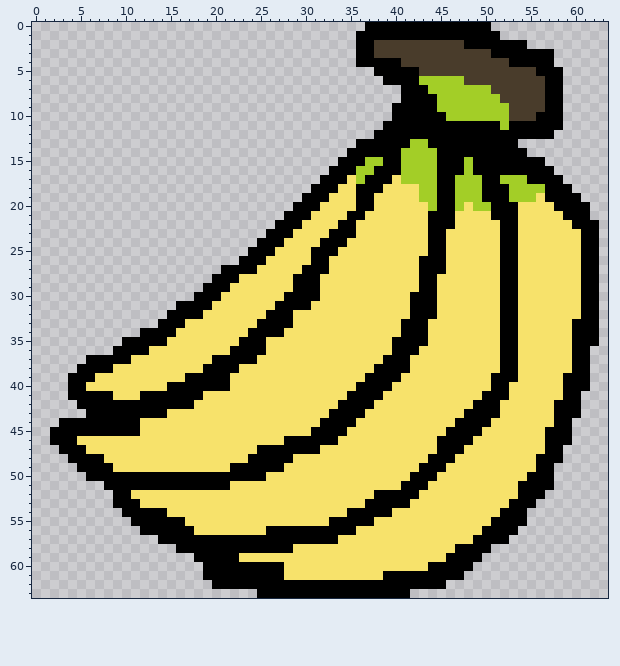
Pixel-art sprite -- src/main/java/Environment/FoodImages/banana.png. The picture above is the old version.
The file is 64x64 pixels.
After the commit:
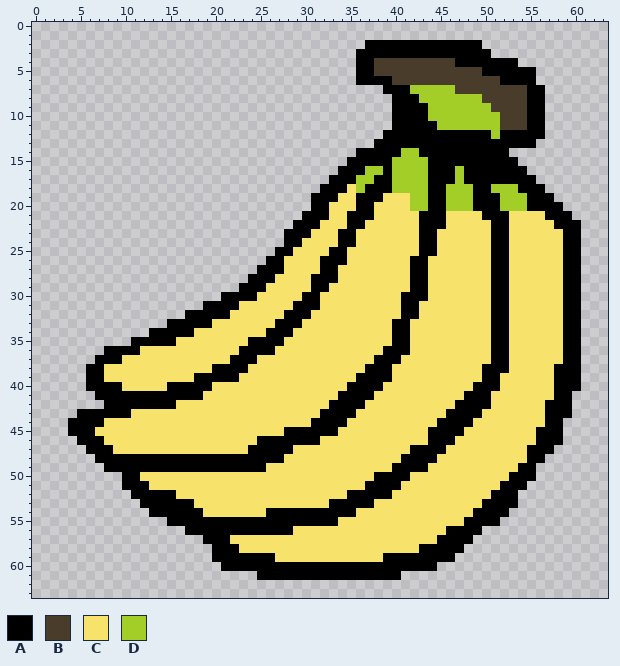
Palette (. is transparent): A #000000  B #493c2b  C #f7e26b  D #a3ce27
From the commit log: Made banana.png little smaller again
Diff:
y 0: x 37..50 AAAAAAAAAAAAAA -> ..............
y 1: x 36..51 AAAAAAAAAAAAAAAA -> ................
y 2: x 36 A -> .; x 38..47 BBBBBBBBBB -> AAAAAAAAAA; x 50..54 AAAAA -> .....
y 3: x 38..57 BBBBBBBBBBBBBAAAAAAA -> AAAAAAAAAAAAA.......
y 4: x 38..40 AAA -> BBB; x 47..52 BBBBBB -> AAAAAA; x 54..57 AAAA -> ....
y 5: x 36..42 ..AAAAA -> AABBBBB; x 50..58 BBBBBBAAA -> AAAAAA...
y 6: x 36..38 ... -> AAA; x 40..47 AAADDDDD -> BBBBBBBB; x 52..58 BBBBBAA -> AAAA...
y 7: x 39..40 .. -> AA; x 42..43 AA -> DD; x 47..50 DDDD -> BBBB; x 55..58 BBAA -> AA..
y 8: x 40 . -> A; x 43..44 AA -> DD; x 50..51 DD -> BB; x 55..58 BBAA -> AA..
y 9: x 44 A -> D; x 51..52 DD -> BB; x 55..58 BBAA -> AA..
y 10: x 44..45 AA -> DD; x 52 D -> B; x 55 B -> A; x 57..58 AA -> ..
y 11: x 39 A -> .; x 45..54 AAAAAAADAA -> DDDDDDDBBB; x 57..58 AA -> ..
y 12: x 38 A -> .; x 51 A -> D; x 57 A -> .
y 13: x 36..37 AA -> ..; x 42..43 DD -> AA; x 54..55 .. -> AA
y 14: x 35 A -> .; x 43..44 DD -> AA; x 53..54 AA -> ..
y 15: x 34 A -> .; x 37..38 DD -> AA; x 40 A -> D; x 44 D -> A; x 48 D -> A; x 54..56 AAA -> ...
y 16: x 33 A -> .; x 36 D -> A; x 38 A -> D; x 40 A -> D; x 44 D -> A; x 47..48 AD -> DA; x 55..57 AAA -> ...
y 17: x 32 A -> .; x 35 C -> A; x 37 A -> D; x 40 C -> D; x 44 D -> A; x 48..49 DD -> AA; x 52..54 DDD -> AAA; x 56..58 AAA -> ...
y 18: x 31 A -> .; x 34 C -> A; x 36 A -> D; x 39..42 CCCC -> ADDD; x 44 D -> A; x 46 A -> D; x 49 D -> A; x 51..52 AA -> DD; x 54..59 DDDAAA -> AAA...
y 19: x 30 A -> .; x 33 C -> A; x 38 C -> A; x 42 C -> D; x 44 D -> A; x 46 A -> D; x 49 D -> A; x 52 A -> D; x 55..56 DC -> AA; x 58..60 AAA -> ...
y 20: x 29..30 AA -> ..; x 32 C -> A; x 42..44 CCD -> DDA; x 46 A -> D; x 48..50 CDD -> DAA; x 52..57 AACCCC -> DDDAAA; x 59..61 AAA -> ...
y 21: x 28..29 AA -> ..; x 31..32 CC -> AA; x 37 C -> A; x 43 C -> A; x 46 A -> C; x 50 C -> A; x 53 A -> C; x 57..58 CC -> AA; x 60..61 AA -> ..
y 22: x 27..28 AA -> ..; x 30..31 CC -> AA; x 34 A -> C; x 36 C -> A; x 43 C -> A; x 46 A -> C; x 51 C -> A; x 53 A -> C; x 58..59 CC -> AA; x 61..62 AA -> ..
y 23: x 26..27 AA -> ..; x 29..30 CC -> AA; x 33 A -> C; x 43 C -> A; x 45 A -> C; x 51 C -> A; x 53 A -> C; x 59..62 CCAA -> AA..
y 24: x 25..29 AAACC -> ...AA; x 32..33 AA -> CC; x 35 C -> A; x 43 C -> A; x 45 A -> C; x 51 C -> A; x 53 A -> C; x 59..62 CCAA -> AA..
y 25: x 24..28 AAACC -> ...AA; x 31..32 AA -> CC; x 34 C -> A; x 43 C -> A; x 45 A -> C; x 51 C -> A; x 53 A -> C; x 59..62 CCAA -> AA..
y 26: x 23..27 AAACC -> ...AA; x 31 A -> C; x 33..34 CC -> AA; x 42 C -> A; x 44..45 AA -> CC; x 51 C -> A; x 53 A -> C; x 59..62 CCAA -> AA..
y 27: x 21..27 AAAACCC -> ....AAA; x 30..31 AA -> CC; x 33 C -> A; x 42 C -> A; x 44..45 AA -> CC; x 51 C -> A; x 53 A -> C; x 59..62 CCAA -> AA..
y 28: x 20..26 AAACCCC -> ....AAA; x 29..30 AA -> CC; x 32..33 CC -> AA; x 42 C -> A; x 44 A -> C; x 51 C -> A; x 53 A -> C; x 59..62 CCAA -> AA..
y 29: x 19..25 AAACCCC -> ....AAA; x 29..30 AA -> CC; x 32 C -> A; x 42 C -> A; x 44 A -> C; x 51 C -> A; x 53 A -> C; x 59..62 CCAA -> AA..
y 30: x 18..24 AAACCCC -> ...AAAA; x 28..29 AA -> CC; x 41 C -> A; x 44 A -> C; x 51 C -> A; x 53 A -> C; x 59..62 CCAA -> AA..
y 31: x 16..18 AAA -> ...; x 20..22 CCC -> AAA; x 27..28 AA -> CC; x 31 C -> A; x 41 C -> A; x 43..44 AA -> CC; x 51 C -> A; x 53 A -> C; x 59..62 CCAA -> AA..
y 32: x 15..16 AA -> ..; x 19..21 CCC -> AAA; x 26..27 AA -> CC; x 29..30 CC -> AA; x 41 C -> A; x 43..44 AA -> CC; x 51 C -> A; x 53 A -> C; x 59..62 CCAA -> AA..
y 33: x 14 A -> .; x 17..19 CCC -> AAA; x 25..26 AA -> CC; x 29 C -> A; x 40 C -> A; x 42..43 AA -> CC; x 51 C -> A; x 53 A -> C; x 59 C -> A; x 61..62 AA -> ..
y 34: x 12 A -> .; x 16..17 CC -> AA; x 24..25 AA -> CC; x 28 C -> A; x 40 C -> A; x 42..43 AA -> CC; x 51 C -> A; x 53 A -> C; x 59 C -> A; x 61..62 AA -> ..
y 35: x 10 A -> .; x 15 C -> A; x 23 A -> C; x 26..27 CC -> AA; x 42..43 AA -> CC; x 51 C -> A; x 53 A -> C; x 59 C -> A; x 61..62 AA -> ..
y 36: x 8 . -> A; x 12 A -> C; x 22 A -> C; x 26 C -> A; x 39 C -> A; x 42 A -> C; x 51 C -> A; x 53 A -> C; x 59 C -> A; x 61 A -> .
y 37: x 6 A -> .; x 10 A -> C; x 20..21 AA -> CC; x 38 C -> A; x 41 A -> C; x 51 C -> A; x 53 A -> C; x 59 C -> A; x 61 A -> .
y 38: x 5 A -> .; x 8 A -> C; x 19 A -> C; x 23 C -> A; x 37 C -> A; x 40..41 AA -> CC; x 50..51 CC -> AA; x 53 A -> C; x 58..59 CC -> AA; x 61 A -> .
y 39: x 4..5 AA -> ..; x 7 C -> A; x 17 A -> C; x 22 C -> A; x 36 C -> A; x 40 A -> C; x 50 C -> A; x 52..53 AA -> CC; x 58 C -> A; x 61 A -> .
y 40: x 4..9 AACCCC -> ..AAAA; x 20..21 AA -> CC; x 35 C -> A; x 39 A -> C; x 49..50 CC -> AA; x 52 A -> C; x 58 C -> A; x 61 A -> .
y 41: x 4..6 AAA -> ...; x 9..11 CCC -> AAA; x 34 C -> A; x 38 A -> C; x 48..49 CC -> AA; x 51..52 AA -> CC; x 58 C -> A; x 60 A -> .
y 42: x 5..7 AAA -> ...; x 16..17 AA -> CC; x 33 C -> A; x 37 A -> C; x 47..48 CC -> AA; x 51 A -> C; x 57 C -> A; x 60 A -> .
y 43: x 5 . -> A; x 11..14 AAAA -> CCCC; x 32 C -> A; x 36 A -> C; x 46..47 CC -> AA; x 50..51 AA -> CC; x 57 C -> A; x 60 A -> .
y 44: x 3 A -> .; x 8..11 AAAA -> CCCC; x 31 C -> A; x 35 A -> C; x 45..46 CC -> AA; x 49..50 AA -> CC; x 57 C -> A; x 59 A -> .
y 45: x 2..3 AA -> ..; x 7..11 AAAAA -> CCCCC; x 28..30 CCC -> AAA; x 34 A -> C; x 44..45 CC -> AA; x 48..49 AA -> CC; x 56 C -> A; x 59 A -> .
y 46: x 2..7 AAACCC -> ...AAA; x 25..27 CCC -> AAA; x 32..33 AA -> CC; x 44 C -> A; x 47..48 AA -> CC; x 56 C -> A; x 59 A -> .
y 47: x 3..8 AAACCC -> ...AAA; x 24 C -> A; x 29..31 AAA -> CCC; x 42..44 CCC -> AAA; x 46..47 AA -> CC; x 55..56 CC -> AA; x 58 A -> .
y 48: x 4..6 AAA -> ...; x 8..23 CCCCCCCCCCCCCCCC -> AAAAAAAAAAAAAAAA; x 28 A -> C; x 41..43 CCC -> AAA; x 45..46 AA -> CC; x 55 C -> A; x 57..58 AA -> ..
y 49: x 5..7 AAA -> ...; x 9..21 CCCCCCCCCCCCC -> AAAAAAAAAAAAA; x 26..27 AA -> CC; x 40..42 CCC -> AAA; x 44..45 AA -> CC; x 54..57 CCAA -> AA..
y 50: x 6..9 AAAA -> ....; x 12..25 AAAAAAAAAAAAAA -> CCCCCCCCCCCCCC; x 38..44 CCCCAAA -> AAAACCC; x 53..54 CC -> AA; x 56..57 AA -> ..
y 51: x 8..9 AA -> ..; x 13..21 AAAAAAAAA -> CCCCCCCCC; x 37..43 CCCCAAA -> AAAACCC; x 52..53 CC -> AA; x 55..57 AAA -> ...
y 52: x 9..15 AACCCCC -> ..AAAAA; x 35..37 CCC -> AAA; x 40..42 AAA -> CCC; x 51..56 CCCAAA -> AAA...
y 53: x 9..17 AAACCCCCC -> ...AAAAAA; x 33..36 CCCC -> AAAA; x 38..41 AAAA -> CCCC; x 50..52 CCC -> AAA; x 54..55 AA -> ..
y 54: x 10..12 AAA -> ...; x 15..18 CCCC -> AAAA; x 26..34 CCCCCCCCC -> AAAAAAAAA; x 36..39 AAAA -> CCCC; x 49..51 CCC -> AAA; x 53..54 AA -> ..
y 55: x 11..14 AAAA -> ....; x 17..32 CCCCCCCCCCCCCCCC -> AAAAAAAAAAAAAAAA; x 34..37 AAAA -> CCCC; x 48..50 CCC -> AAA; x 52..54 AAA -> ...
y 56: x 12..16 AAAAA -> .....; x 18..25 CCCCCCCC -> AAAAAAAA; x 29..35 AAAAAAA -> CCCCCCC; x 46..53 CCCCAAAA -> AAAA....
y 57: x 14..18 AAAAA -> .....; x 22..33 AAAAAAAAAAAA -> CCCCCCCCCCCC; x 45..52 CCCCAAAA -> AAAA....
y 58: x 16..19 AAAA -> ....; x 23..28 AAAAAA -> CCCCCC; x 43..46 CCCC -> AAAA; x 48..50 AAA -> ...
y 59: x 18..19 AA -> ..; x 23..26 CCCC -> AAAA; x 39..45 CCCCCCC -> AAAAAAA; x 47..49 AAA -> ...
y 60: x 19..20 AA -> ..; x 28..43 CCCCCCCCCCCCCCCC -> AAAAAAAAAAAAAAAA; x 45..48 AAAA -> ....
y 61: x 19..24 AAAAAA -> ......; x 28..38 CCCCCCCCCCC -> AAAAAAAAAAA; x 41..47 AAAAAAA -> .......
y 62: x 20..45 AAAAAAAAAAAAAAAAAAAAAAAAAA -> ..........................
y 63: x 25..41 AAAAAAAAAAAAAAAAA -> .................
